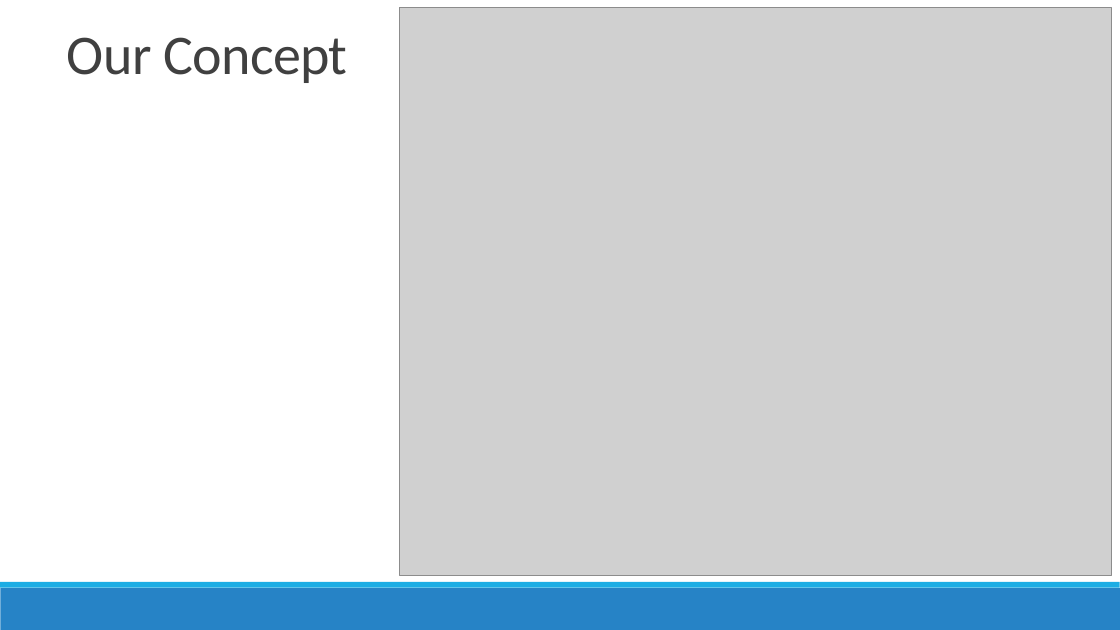
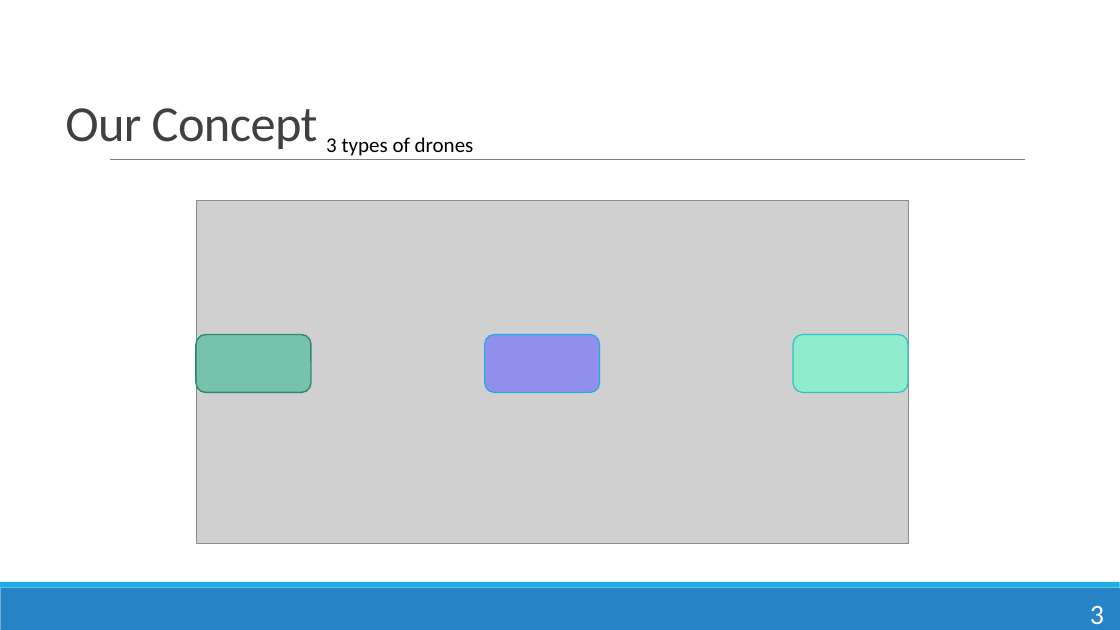
Before and after one commit to Jacquelinehhy/Group-1-, a slide deck: slide 3 of soutenance.pptx. Drawn at 1120x630 pixels with LibreOffice and Linux fonts; fonts in the diff are those of the drawing; grey boxes stand for pictures. Boxes give left, top, right and bottom in pixels: in the first picture for what was removed or moved away, otherwise in the second. Text is boxed around its words. In the diff, an @@ line names an element or a change of style, - is before the commit and + after.

```diff
--- a/soutenance.pptx
+++ b/soutenance.pptx
@@ title "Our Concept" moved from (x1=67, y1=37, x2=348, y2=83) to (x1=65, y1=108, x2=318, y2=149) @@
@@ title "Our Concept" at (x1=65, y1=108, x2=318, y2=149): size 48 to 43.2 pt @@
@@ rectangle removed at (x1=93, y1=145, x2=1075, y2=206) @@
@@ text added at (x1=326, y1=137, x2=474, y2=156), 18 pt, text #000000 @@
+3 types of drones
@@ line added from (110, 160) to (1026, 160), #808080 0.5 pt @@
@@ picture resized from (x1=400, y1=8, x2=1112, y2=576) to (x1=196, y1=200, x2=908, y2=544) @@
@@ rounded rectangle added at (x1=196, y1=334, x2=311, y2=392), fill #42BA97 at 63% opacity, outline #318A70 1.25 pt @@
@@ rounded rectangle added at (x1=485, y1=334, x2=600, y2=392), fill #6666FF at 60% opacity, outline #1CADE4 1 pt @@
@@ rounded rectangle added at (x1=793, y1=334, x2=908, y2=392), fill #66FFCC at 60% opacity, outline #28C4CC 1 pt @@
@@ page number added at (x1=1090, y1=606, x2=1104, y2=624), 24 pt, text #FFFFFF @@
+3
```
Also in this commit, not shown: 4 other slides changed, 2 slides added.
